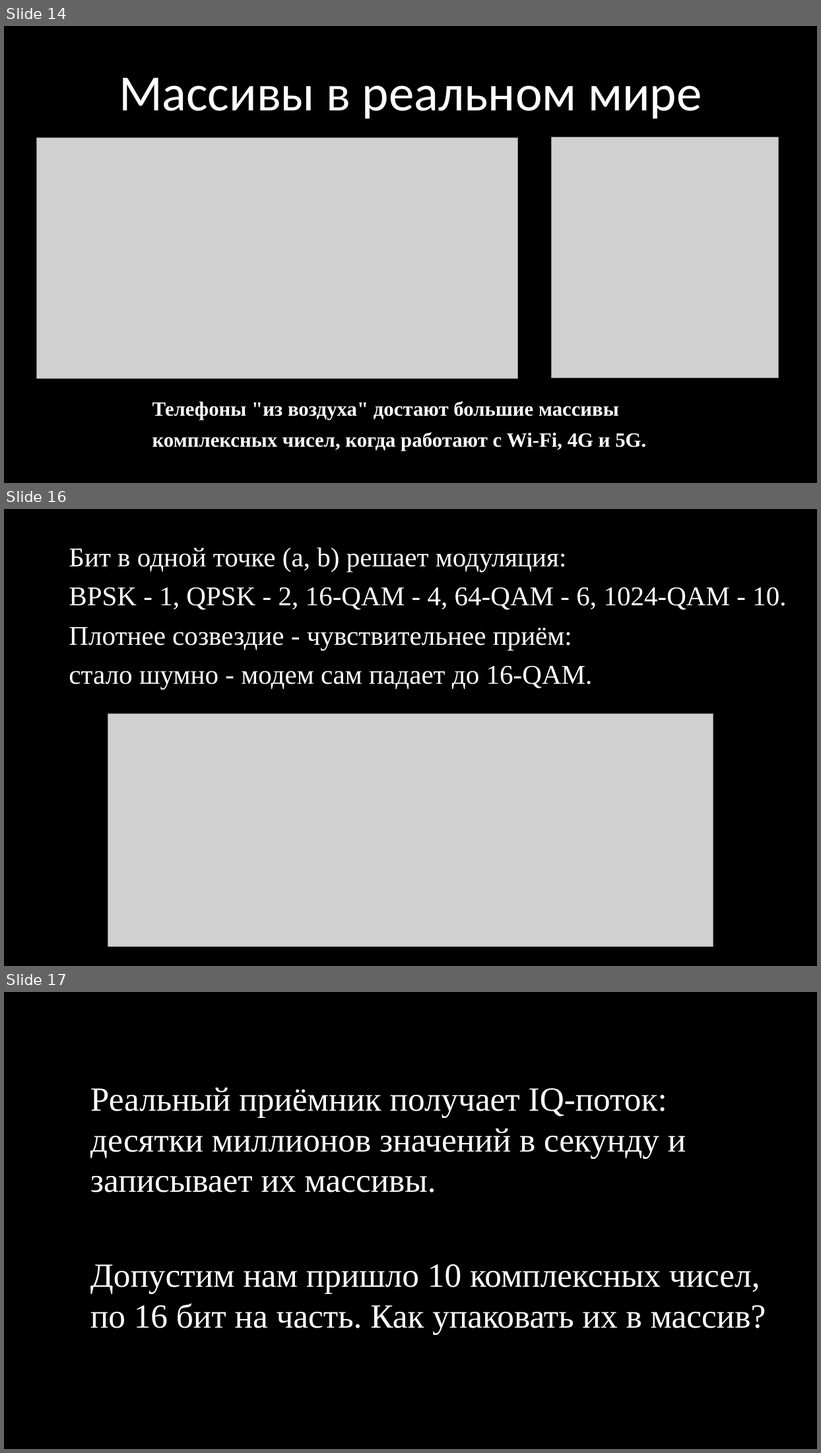
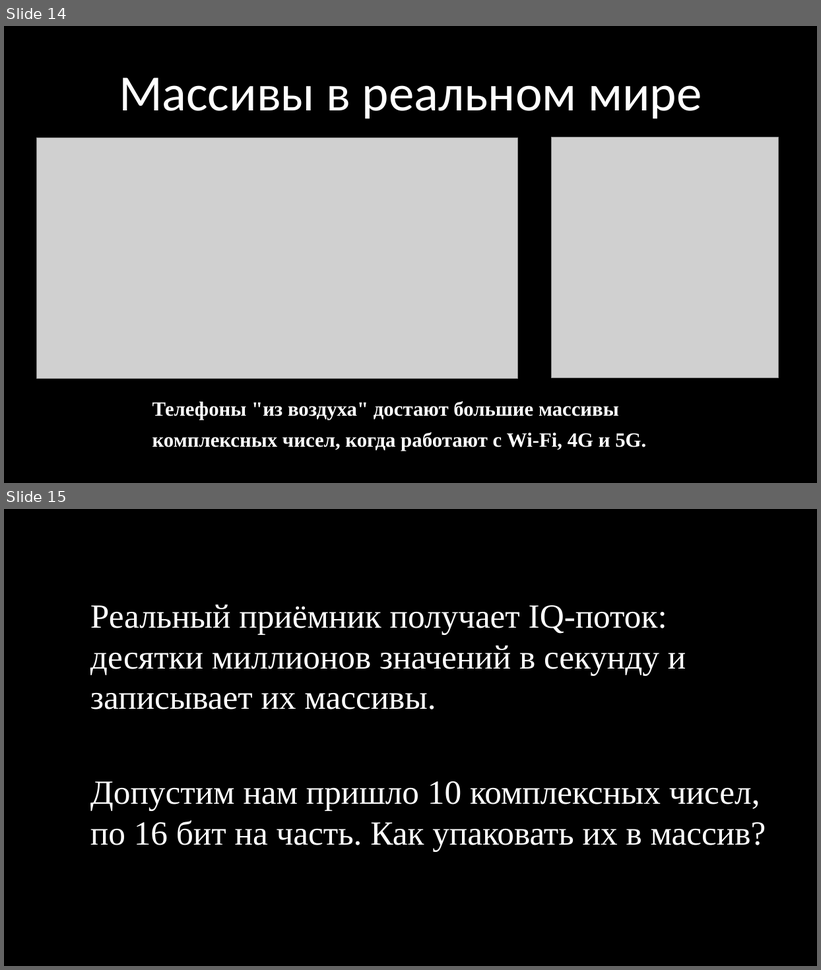
Before and after one commit to kruffka/C-Programming, a slide deck: 5_arrays/5_arrays.pptx. Shown one above the other, each under a label of ours: slides 14, 16 and 17 before the commit, slides 14 and 15 after it; the slides between them are not shown. The pictures are 821x1453 and 821x970 pixels, drawn with LibreOffice and Linux fonts; fonts in the diff are those of the drawing; grey boxes stand for pictures. Boxes give left, top, right and bottom in pixels: in the first picture for what was removed or moved away, otherwise in the second. Text is boxed around its words. In the diff, an @@ line names an element or a change of style, - is before the commit and + after.

```diff
--- a/5_arrays/5_arrays.pptx
+++ b/5_arrays/5_arrays.pptx
@@ slide 16 removed at [4, 509, 817, 966], background #000000 @@
@@ text removed at [69, 547, 786, 689] @@
-Бит в одной точке (a, b) решает модуляция:
-BPSK - 1, QPSK - 2, 16-QAM - 4, 64-QAM - 6, 1024-QAM - 10.
-Плотнее созвездие - чувствительнее приём:
-стало шумно - модем сам падает до 16-QAM.
@@ picture removed at [108, 714, 714, 947] @@
@@ what was slide 17 is now slide 15 @@
```
Also in this commit, not shown: 3 slides changed, 6 other slides removed, 15 other files.
